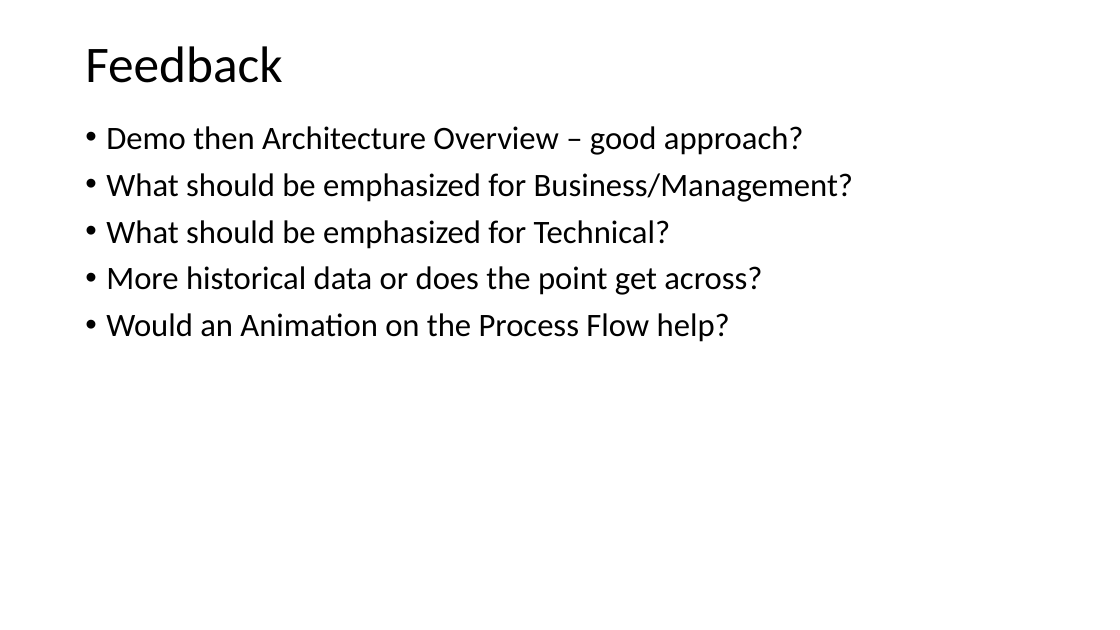
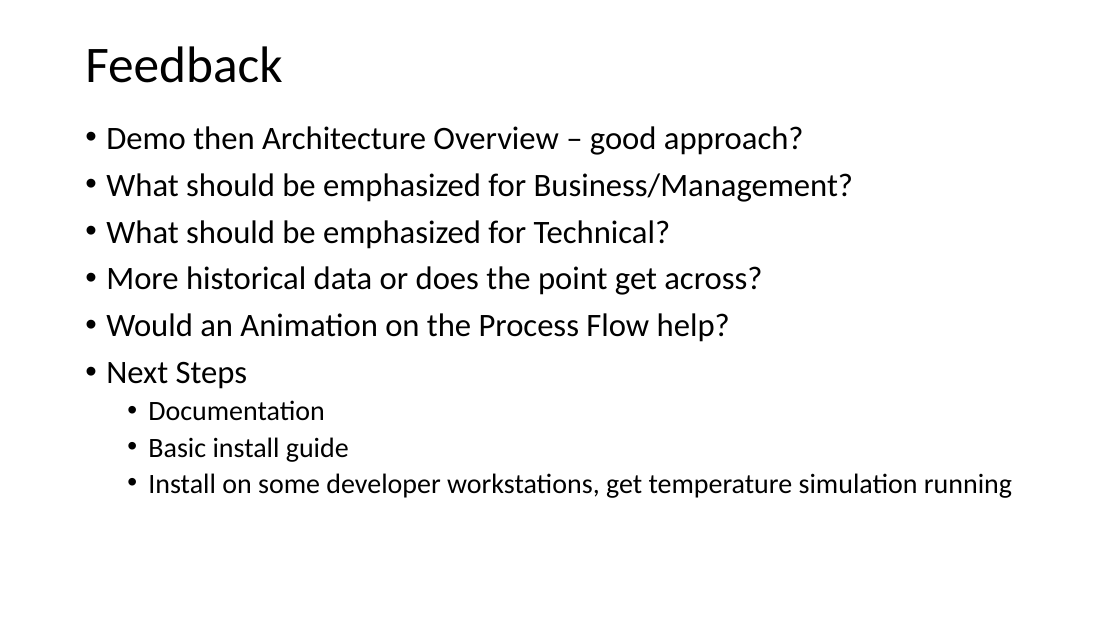
Before and after one commit to petezybrick/iote2e, a slide deck: slide 24 of iote2e-common/src/site/markdown/slides/iote2e-dryrun-20170904.pptx. Drawn at 1120x630 pixels with LibreOffice and Linux fonts; fonts in the diff are those of the drawing. Boxes give left, top, right and bottom in pixels: in the first picture for what was removed or moved away, otherwise in the second. Text is boxed around its words. In the diff, an @@ line names an element or a change of style, - is before the commit and + after.

Commit message:
updated ppt

```diff
--- a/iote2e-common/src/site/markdown/slides/iote2e-dryrun-20170904.pptx
+++ b/iote2e-common/src/site/markdown/slides/iote2e-dryrun-20170904.pptx
@@ text at (x1=106, y1=361, x2=1012, y2=498): paragraphs added @@
+• Next Steps
+  • Documentation
+  • Basic install guide
+  • Install on some developer workstations, get temperature simulation running
```
Also in this commit, not shown: 1 other slide changed.
